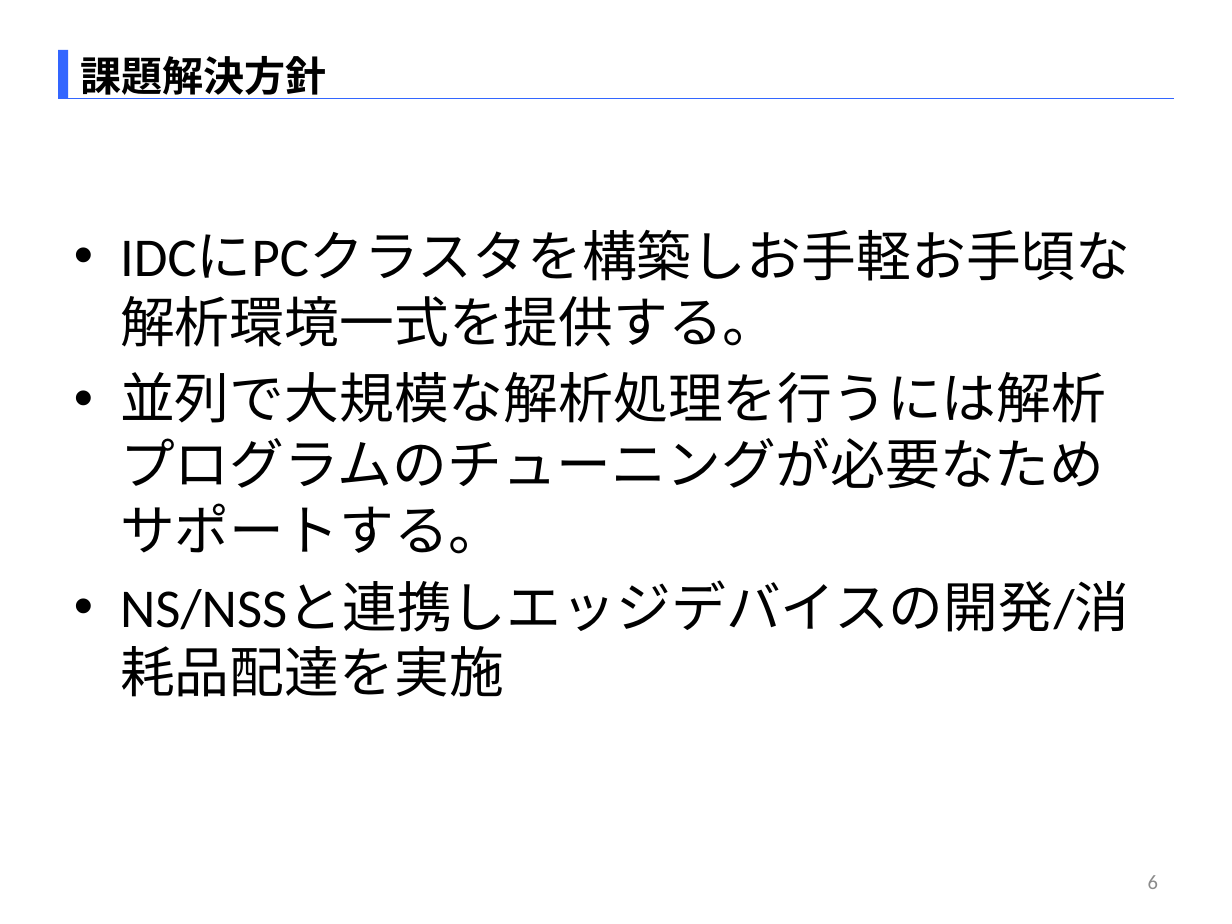
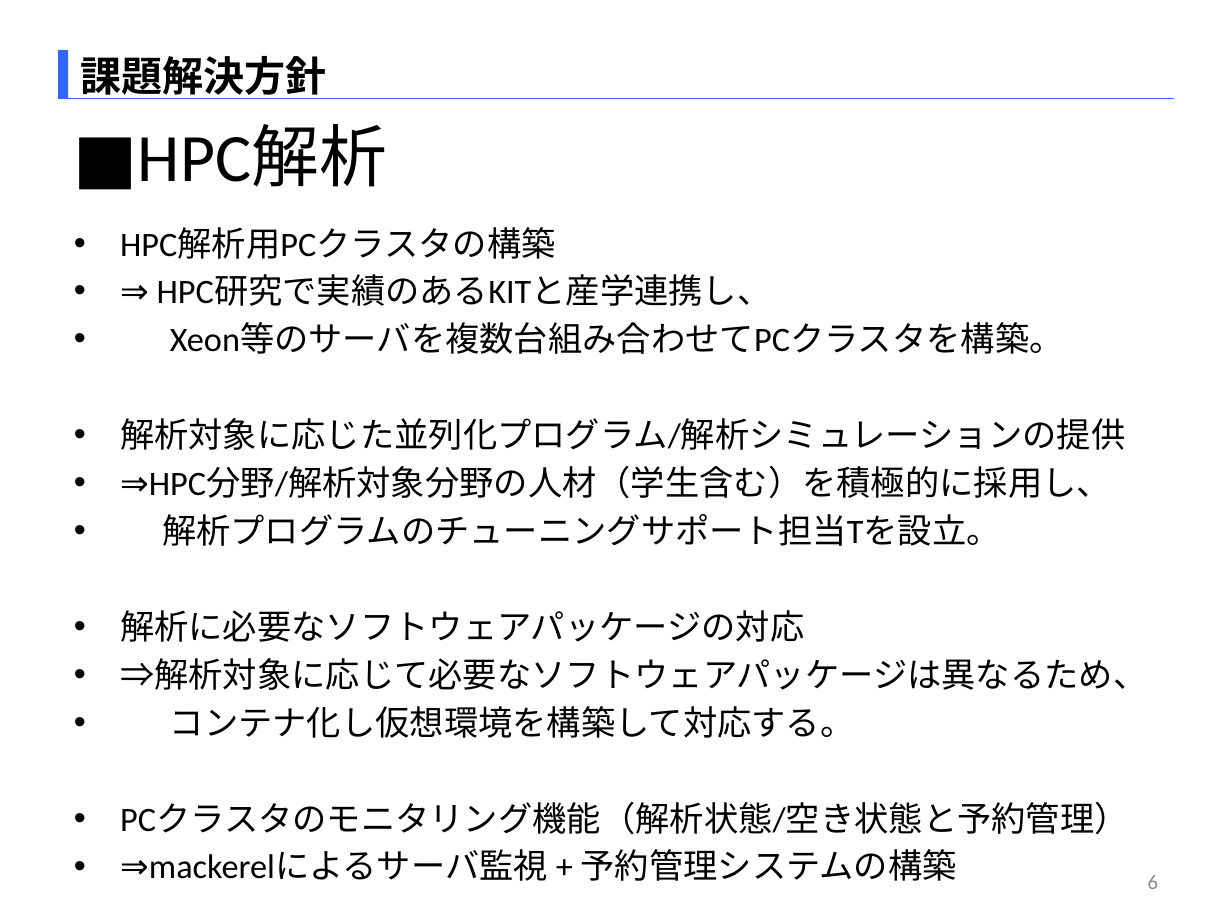
Before and after one commit to SITH-YN/PythonTool, a slide deck: slide 6 of Temp/EMB本部_中村洋太_290863_[HPC解析_CC&ECサービス].pptx. Drawn at 1232x924 pixels with LibreOffice and Linux fonts; fonts in the diff are those of the drawing. Boxes give left, top, right and bottom in pixels: in the first picture for what was removed or moved away, otherwise in the second. Text is boxed around its words. In the diff, an @@ line names an element or a change of style, - is before the commit and + after.

```diff
--- a/Temp/EMB本部_中村洋太_290863_[HPC解析_CC&ECサービス].pptx
+++ b/Temp/EMB本部_中村洋太_290863_[HPC解析_CC&ECサービス].pptx
@@ title added at box(62, 37, 1170, 191), 39.6 pt, text #000000 @@
+■HPC解析
@@ text at box(120, 227, 1147, 834): text changed; size 32 to 20 pt @@
-• IDCにPCクラスタを構築しお手軽お手頃な解析環境一式を提供する。
-• 並列で大規模な解析処理を行うには解析プログラムのチューニングが必要なためサポートする。
-• NS/NSSと連携しエッジデバイスの開発/消耗品配達を実施
+• HPC解析用PCクラスタの構築
+• ⇒ HPC研究で実績のあるKITと産学連携し、
+• Xeon等のサーバを複数台組み合わせてPCクラスタを構築。
+• 解析対象に応じた並列化プログラム/解析シミュレーションの提供
+• ⇒HPC分野/解析対象分野の人材（学生含む）を積極的に採用し、
+• 解析プログラムのチューニングサポート担当Tを設立。
+• 解析に必要なソフトウェアパッケージの対応
+• ⇒解析対象に応じて必要なソフトウェアパッケージは異なるため、
+• コンテナ化し仮想環境を構築して対応する。
+• PCクラスタのモニタリング機能（解析状態/空き状態と予約管理）
+• ⇒mackerelによるサーバ監視 + 予約管理システムの構築
```
Also in this commit, not shown: 7 other slides changed, 2 slides added.
